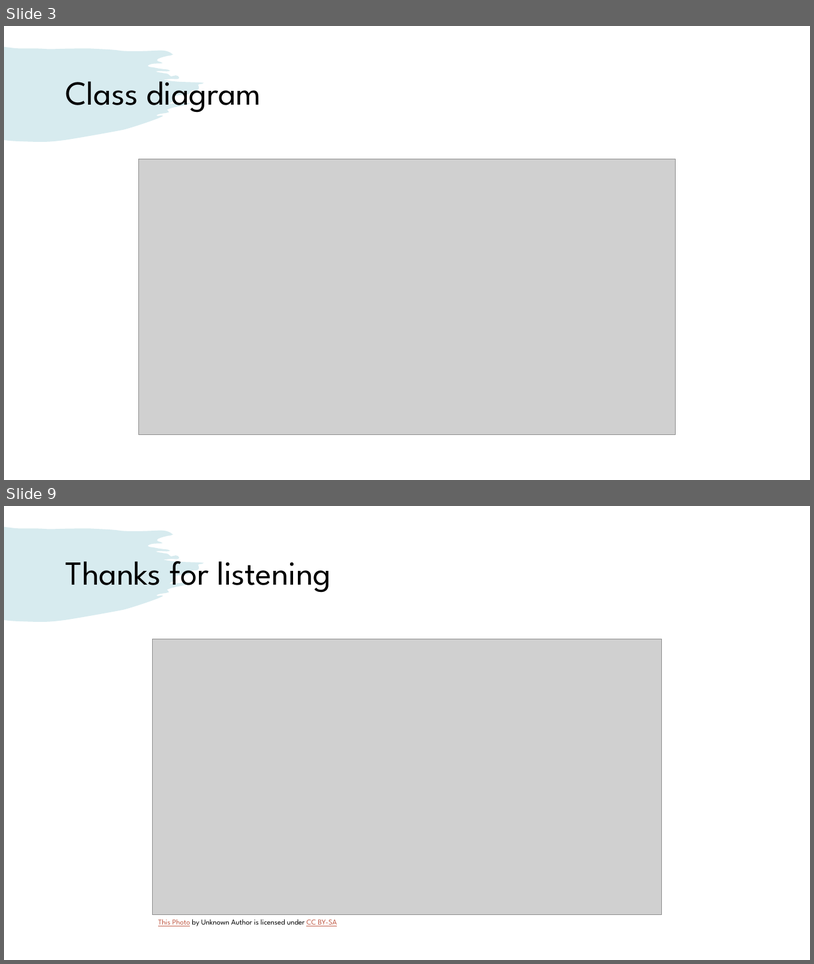
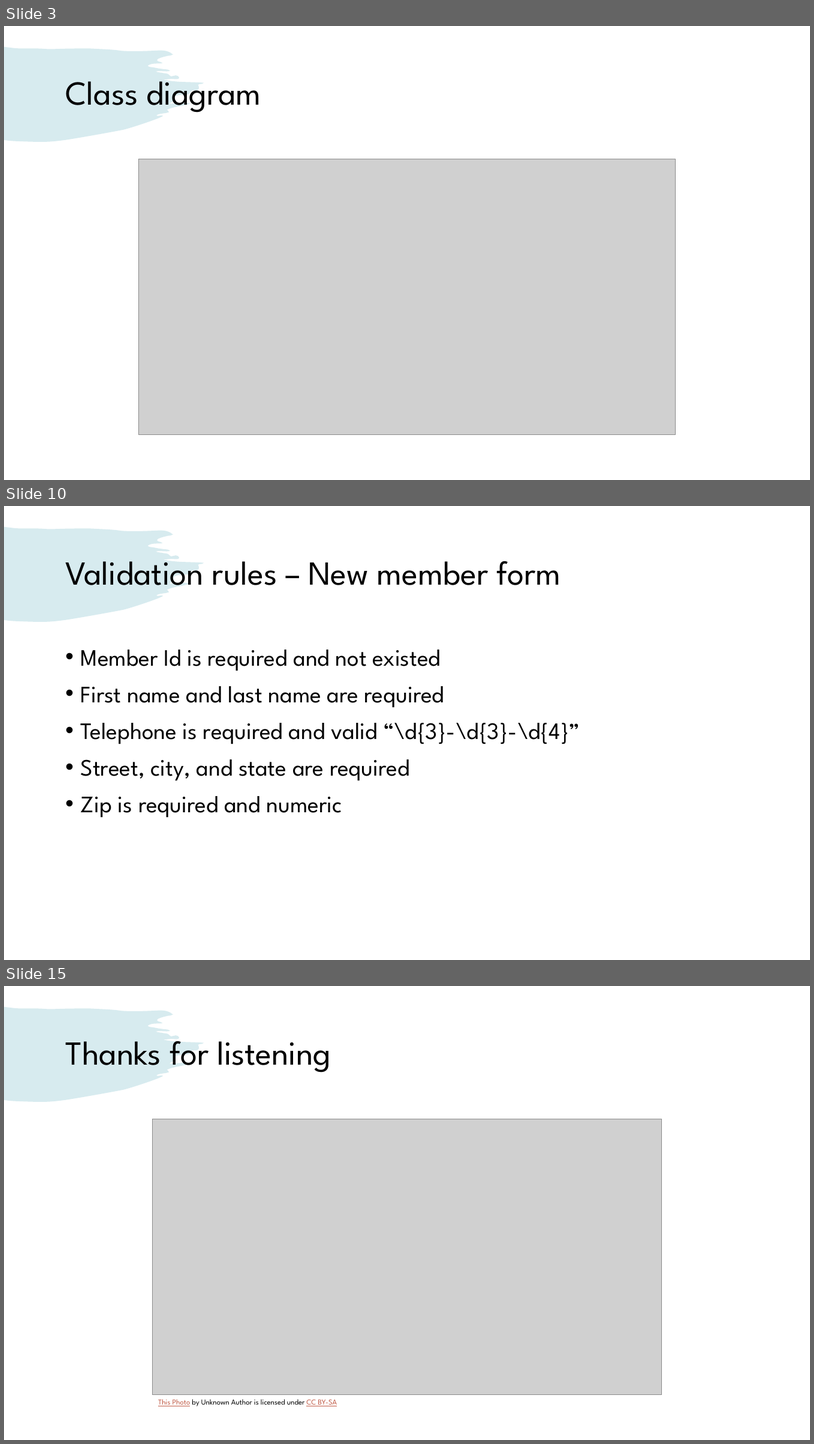
Before and after one commit to venturousman/miu-mpp-library, a slide deck: documents/Group 7 Library Application Presentation.pptx. Shown one above the other, each under a label of ours: slides 3 and 9 before the commit, slides 3, 10 and 15 after it; the slides between them are not shown. The pictures are 814x964 and 814x1444 pixels, drawn with LibreOffice and Linux fonts; fonts in the diff are those of the drawing; grey boxes stand for pictures. Boxes give left, top, right and bottom in pixels: in the first picture for what was removed or moved away, otherwise in the second. Text is boxed around its words. In the diff, an @@ line names an element or a change of style, - is before the commit and + after.

```diff
--- a/documents/Group 7 Library Application Presentation.pptx
+++ b/documents/Group 7 Library Application Presentation.pptx
@@ slide 10 added at [4, 506, 810, 960], background #FFFFFF; not listed: 1 template element that a slide beside it also shows @@
@@ title added at [65, 561, 561, 585], 40 pt, text #000000 @@
+Validation rules – New member form
@@ text added at [81, 649, 580, 817], 28 pt, text #000000 @@
+• Member Id is required and not existed
+• First name and last name are required
+• Telephone is required and valid “\d{3}-\d{3}-\d{4}”
+• Street, city, and state are required
+• Zip is required and numeric
@@ what was slide 9 is now slide 15 @@
```
Also in this commit, not shown: 6 slides changed, 5 other slides added, 5 other files.
